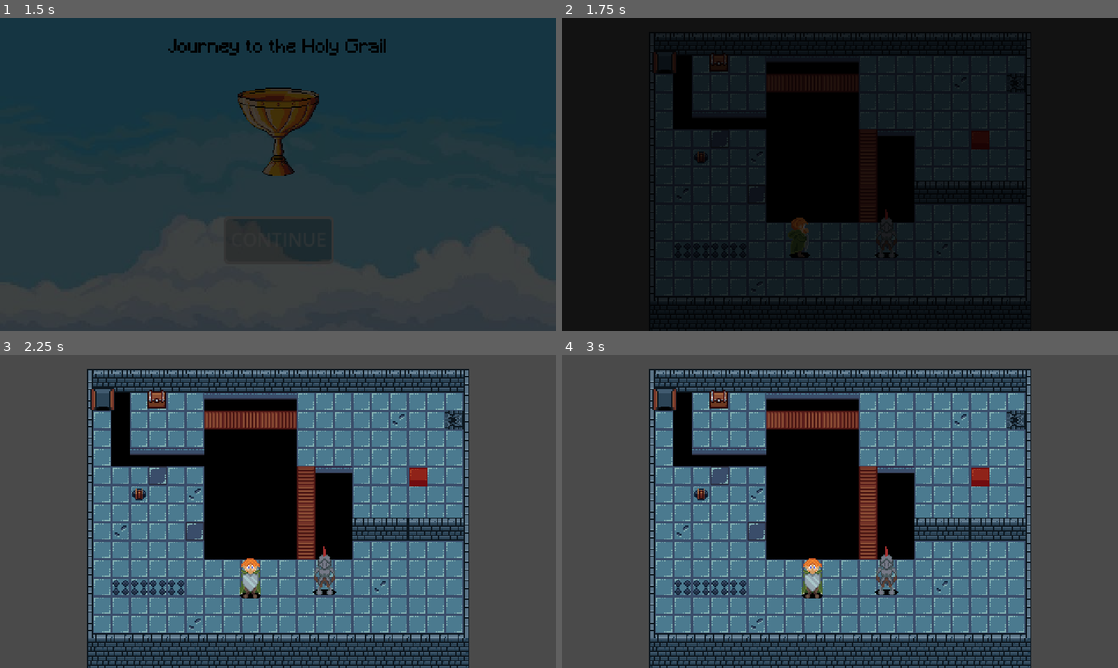
Above: before the commit, frames 1-4 (two rows, left to right).
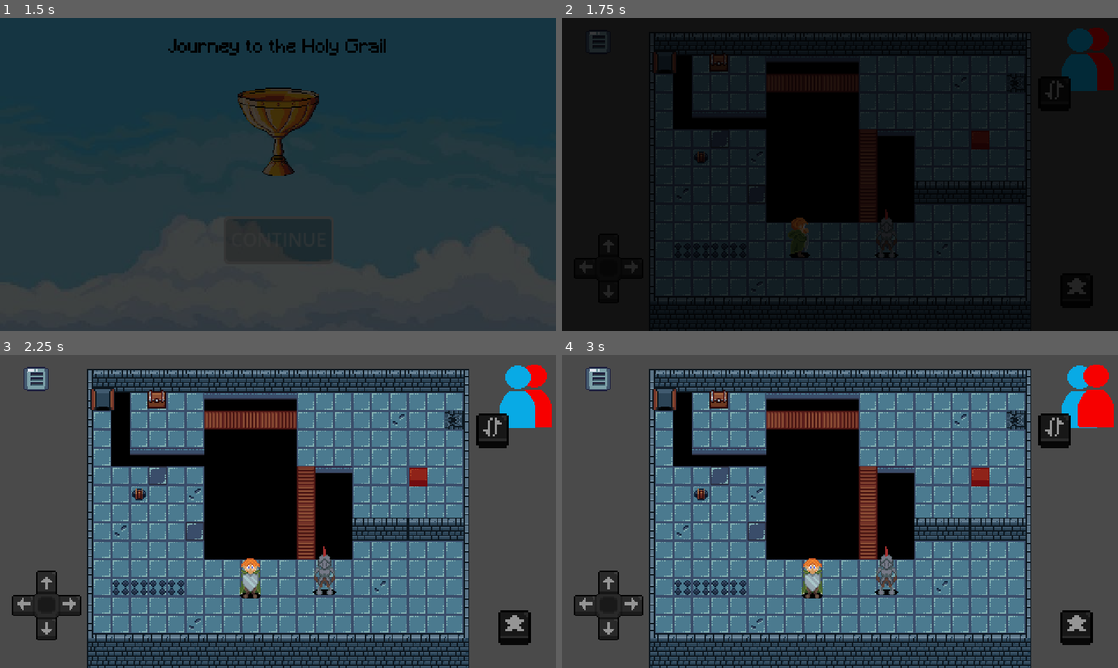
Above: after the commit, the same moments.

Repository: gumaciel/awesome-game-jam-01
Game: Godot game, scene res://scenes/main/main.tscn
Same seed, same stepped clock (60 frames per second), same inputs: the game is played once before the commit and once after it. The engine's default icon, where the game draws it, is replaced by a stand-in: a white triangle on a blue panel in a dark square. Sound files missing from this copy of the repository are replaced by a short silence.
Inputs (mouse positions are in pixels of both pictures, inside the frame that each line leads up to):
- Up to frame 1 (1.5 s): click "CONTINUE" at 0.5 s; move the mouse to (400, 158) at 1.27 s; hold D (move_right) from 1.28 s (still down); hold J (alternate) from 1.28 s (still down); click (400, 158) at 1.42 s
- Up to frame 2 (1.75 s): keep holding D (move_right); keep holding J (alternate)
- Up to frame 3 (2.25 s): move the mouse to (166, 527) at 2.02 s; release D (move_right) at 2.03 s; release J (alternate) at 2.03 s; hold S (move_down) from 2.03 s (still down); tap P (configuration) at 2.1 s
- Up to frame 4 (3 s): tap Enter at 2.75 s; move the mouse to (895, 442) at 2.77 s; release S (move_down) at 2.78 s; hold D (move_right) from 2.78 s (still down); hold J (alternate) from 2.78 s (still down)

Frame 1 is identical in both runs. In frame 2, 1.5% of the frame differs, in the area x 4-100%, y 3-24%; in frame 3, 4.5%, in the area x 2-100%, y 3-93%; in frame 4, 4.5%.

Commit message:
added settings button + fix ui bug mobile

Diff:
--- a/project.godot
+++ b/project.godot
@@ -16,7 +16,7 @@
 run/max_fps=60
 config/icon="res://icon.png"
 run/main_scene.debug="res://scenes/main/main.tscn"
-config/mobile_debug.debug=false
+config/mobile_debug.debug=true
 
 [autoload]
 
@@ -71,7 +71,8 @@
 }
 configuration={
 "deadzone": 0.5,
-"events": [Object(InputEventKey,"resource_local_to_scene":fa …(140 unchanged characters)… d":false,"keycode":0,"physical_keycode":80,"key_label":0,"unicode":112,"echo":false,"script":null)
+"events": [Object(InputEventKey,"resource_local_to_scene":fa …(140 unchanged characters)… d":false,"keycode":0,"physical_keycode":4194305,"key_label":0,"unicode":0,"echo":false,"script":null)
+, Object(InputEventKey,"resource_local_to_scene":false,"resource_name":"","device":-1,"window_id":0,"alt_pressed":false,"shift_pressed":false,"ctrl_pressed":false,"meta_pressed":false,"pressed":false,"keycode":0,"physical_keycode":80,"key_label":0,"unicode":112,"echo":false,"script":null)
 ]
 }
 
--- a/scenes/ui/ui.tscn
+++ b/scenes/ui/ui.tscn
@@ -3,9 +3,9 @@
 [ext_resource type="Script" path="res://scenes/ui/ui_controller.gd" id="1_y5268"]
 [ext_resource type="Texture2D" uid="uid://ctn16cgedk32c" path="res://scenes/ui/assets/spr_swap_skill_normal.png" id="2_ksa3p"]
 [ext_resource type="Texture2D" uid="uid://dhy3i16vneqnu" path="res://scenes/ui/assets/spr_swap_skill_pressed.png" id="3_helaa"]
+[ext_resource type="Texture2D" uid="uid://cdcaga38tfpm3" path="res://scenes/ui/assets/settings.png" id="4_gvyp0"]
 [ext_resource type="Texture2D" uid="uid://baj8duhi6ok3i" path="res://assets/hud/placeholder/placeholder_char_button1.png" id="6_cf3wm"]
 [ext_resource type="PackedScene" uid="uid://b85u4ijqujao4" path="res://scenes/joystick/joystick.tscn" id="6_qyci7"]
-[ext_resource type="Texture2D" uid="uid://b6ogmeqjtq6br" path="res://assets/hud/placeholder/placeholder_reload_button.png" id="7_tg6ia"]
 [ext_resource type="Texture2D" uid="uid://w17ckinb4eh6" path="res://assets/hud/placeholder/placeholder_char_button2.png" id="7_viu5p"]
 [ext_resource type="Texture2D" uid="uid://s8jq7jduiy6k" path="res://scenes/ui/assets/spr_swap_button_normal.png" id="7_yyelt"]
 [ext_resource type="Texture2D" uid="uid://c8epf72ln4di5" path="res://scenes/ui/assets/spr_swap_button_pressed.png" id="8_quc2u"]
@@ -39,8 +39,8 @@
 action = "interaction"
 
 [node name="SettingsButton" type="TouchScreenButton" parent="MobileButtons"]
-position = Vector2(6, 2)
-texture_normal = ExtResource("7_tg6ia")
+position = Vector2(15, 4)
+texture_normal = ExtResource("4_gvyp0")
 action = "configuration"
 
 [node name="Joystick" parent="MobileButtons" instance=ExtResource("6_qyci7")]
--- a/scenes/ui/ui_controller.gd
+++ b/scenes/ui/ui_controller.gd
@@ -21,10 +21,13 @@
 	_change_overlay()
 
 func _is_mobile() -> bool:
-	if ProjectSettings.has_setting("application/config/mobile_debug.debug"):
-		return ProjectSettings.get_setting("application/config/mobile_debug.debug")
+	var actual_mobile := OS.get_name() == "Android" or OS.get_name() == "iOS"
 
-	return OS.get_name() == "Android" or OS.get_name() == "iOS"
+	if not actual_mobile:
+		if ProjectSettings.has_setting("application/config/mobile_debug.debug"):
+			return ProjectSettings.get_setting("application/config/mobile_debug.debug")
+
+	return actual_mobile
 
 func _input(event : InputEvent) -> void:
 	if event.is_action_pressed("alternate"):
Binary file added: scenes/ui/assets/settings.png
Not shown, added: scenes/ui/assets/settings.png.import
